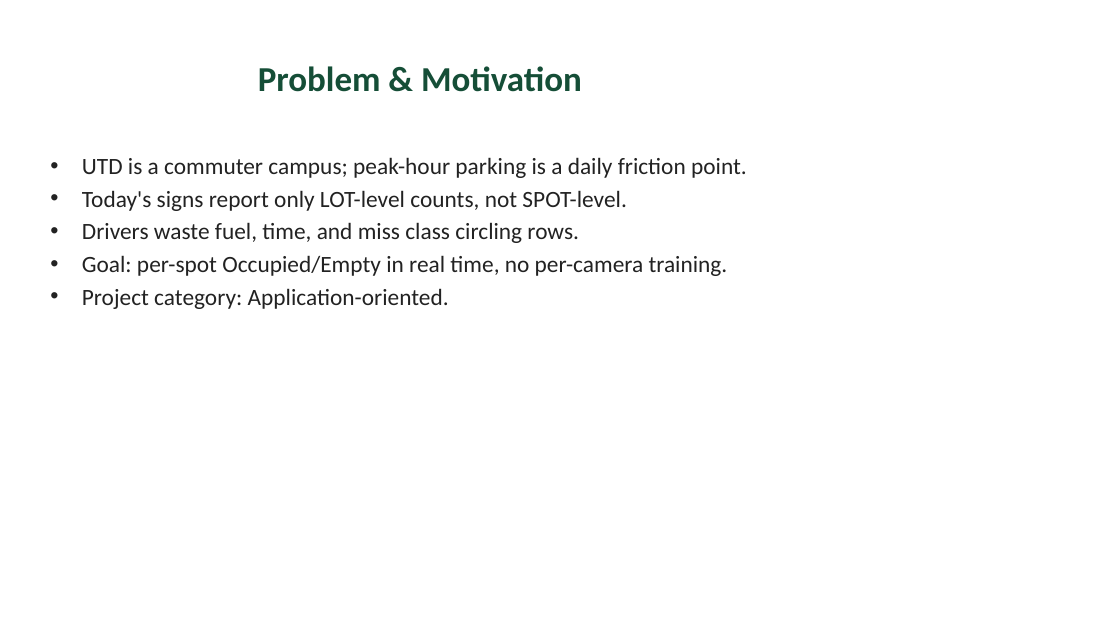
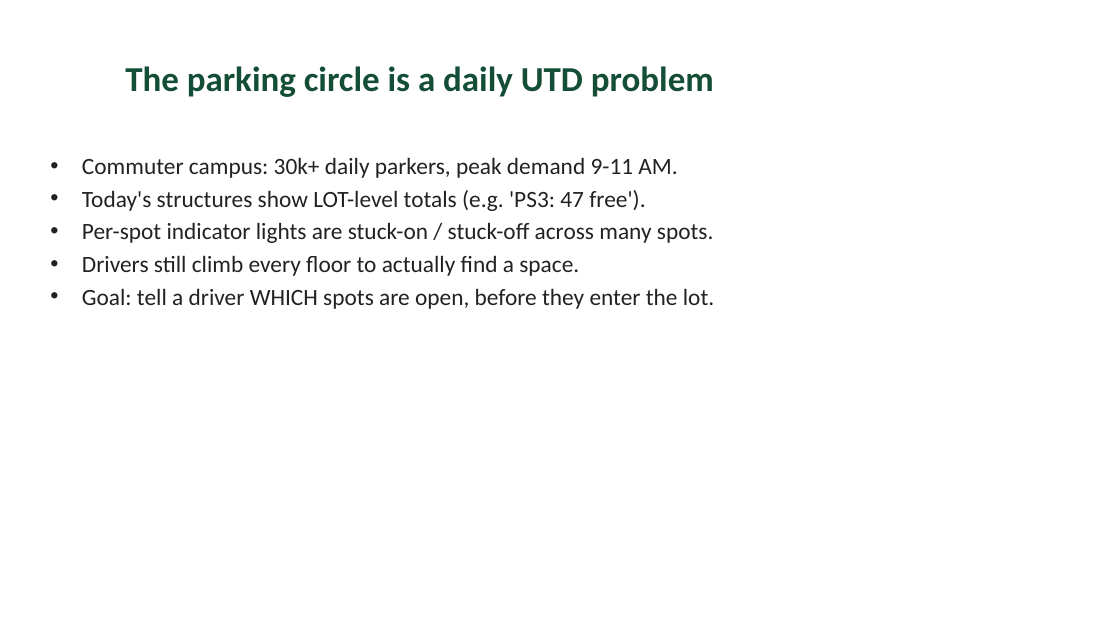
Before and after one commit to Eswar-deep/CV-assignment, a slide deck: slide 2 of presentation/slides.pptx. Drawn at 1120x630 pixels with LibreOffice and Linux fonts; fonts in the diff are those of the drawing. Boxes give left, top, right and bottom in pixels: in the first picture for what was removed or moved away, otherwise in the second. Text is boxed around its words. In the diff, an @@ line names an element or a change of style, - is before the commit and + after.

```diff
--- a/presentation/slides.pptx
+++ b/presentation/slides.pptx
@@ title at (125,66,714,97): text changed @@
-Problem & Motivation
+The parking circle is a daily UTD problem
@@ text at (82,157,714,309): text changed @@
-• UTD is a commuter campus; peak-hour parking is a daily friction point.
-• Today's signs report only LOT-level counts, not SPOT-level.
-• Drivers waste fuel, time, and miss class circling rows.
-• Goal: per-spot Occupied/Empty in real time, no per-camera training.
-• Project category: Application-oriented.
+• Commuter campus: 30k+ daily parkers, peak demand 9-11 AM.
+• Today's structures show LOT-level totals (e.g. 'PS3: 47 free').
+• Per-spot indicator lights are stuck-on / stuck-off across many spots.
+• Drivers still climb every floor to actually find a space.
+• Goal: tell a driver WHICH spots are open, before they enter the lot.
```
Also in this commit, not shown: 6 other slides changed, 4 slides added, 3 slides removed, 10 other files.
